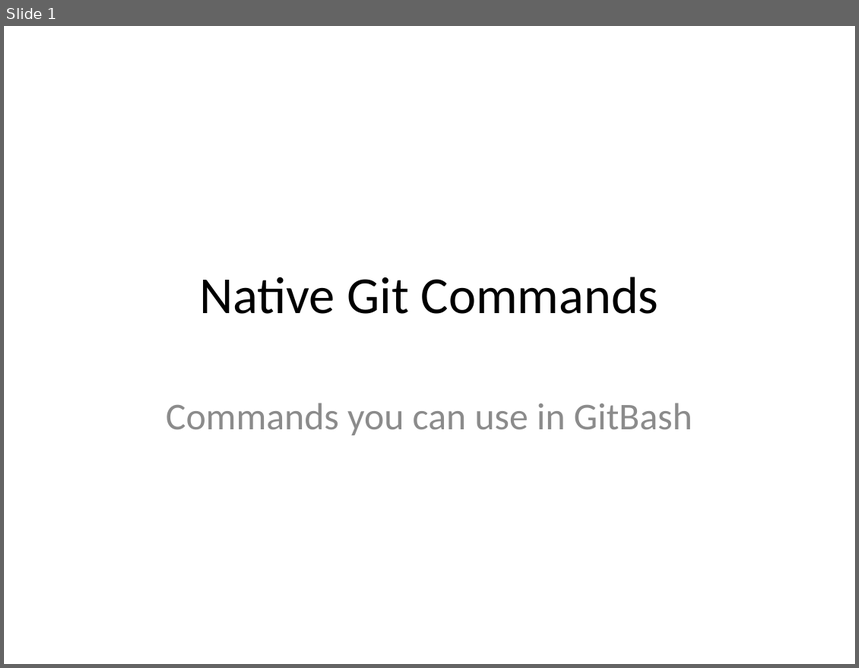
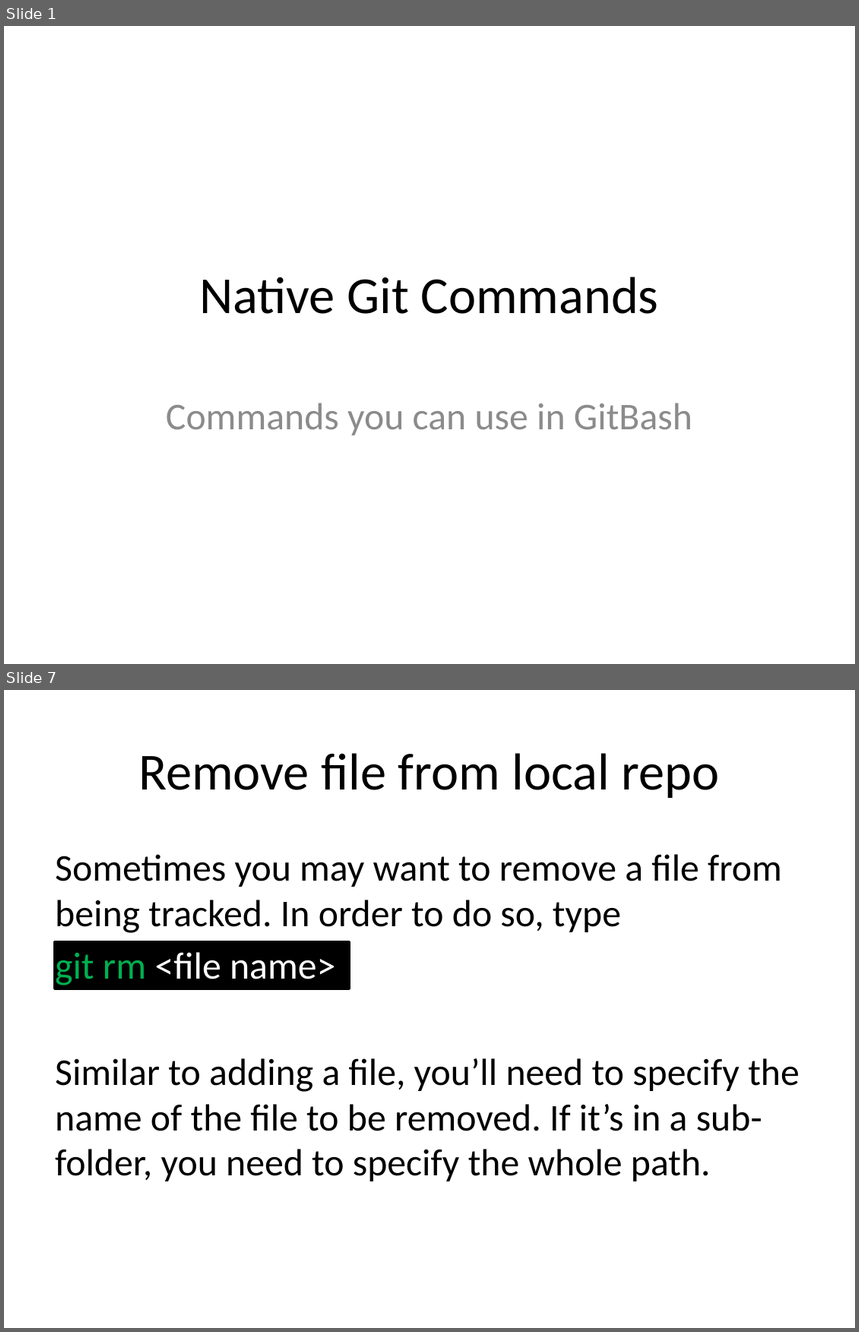
Before and after one commit to JaceTan/programming-notes, a slide deck: Native Git Commands.pptx. Shown one above the other, each under a label of ours: slide 1 before the commit, slides 1 and 7 after it; the slides between them are not shown. The pictures are 859x668 and 859x1332 pixels, drawn with LibreOffice and Linux fonts; fonts in the diff are those of the drawing. Boxes give left, top, right and bottom in pixels: in the first picture for what was removed or moved away, otherwise in the second. Text is boxed around its words. In the diff, an @@ line names an element or a change of style, - is before the commit and + after.

Commit message:
changed the titles within the ppt files

```diff
--- a/Native Git Commands.pptx
+++ b/Native Git Commands.pptx
@@ slide 7 added at <box>4,690,855,1328</box>, background #FFFFFF @@
@@ title added at <box>139,753,720,798</box>, 44 pt, text #000000 @@
+Remove file from local repo
@@ text added at <box>55,854,800,1182</box>, 32 pt, text #000000 @@
+Sometimes you may want to remove a file from being tracked. In order to do so, type
+git rm <file name>
+Similar to adding a file, you’ll need to specify the name of the file to be removed. If it’s in a sub-folder, you need to specify the whole path.
@@ rectangle added at <box>54,942,349,989</box>, fill #000000, outline #000000 2 pt @@
```
Also in this commit, not shown: 1 slide changed, 12 other slides added, 4 slides removed, 4 other files.
